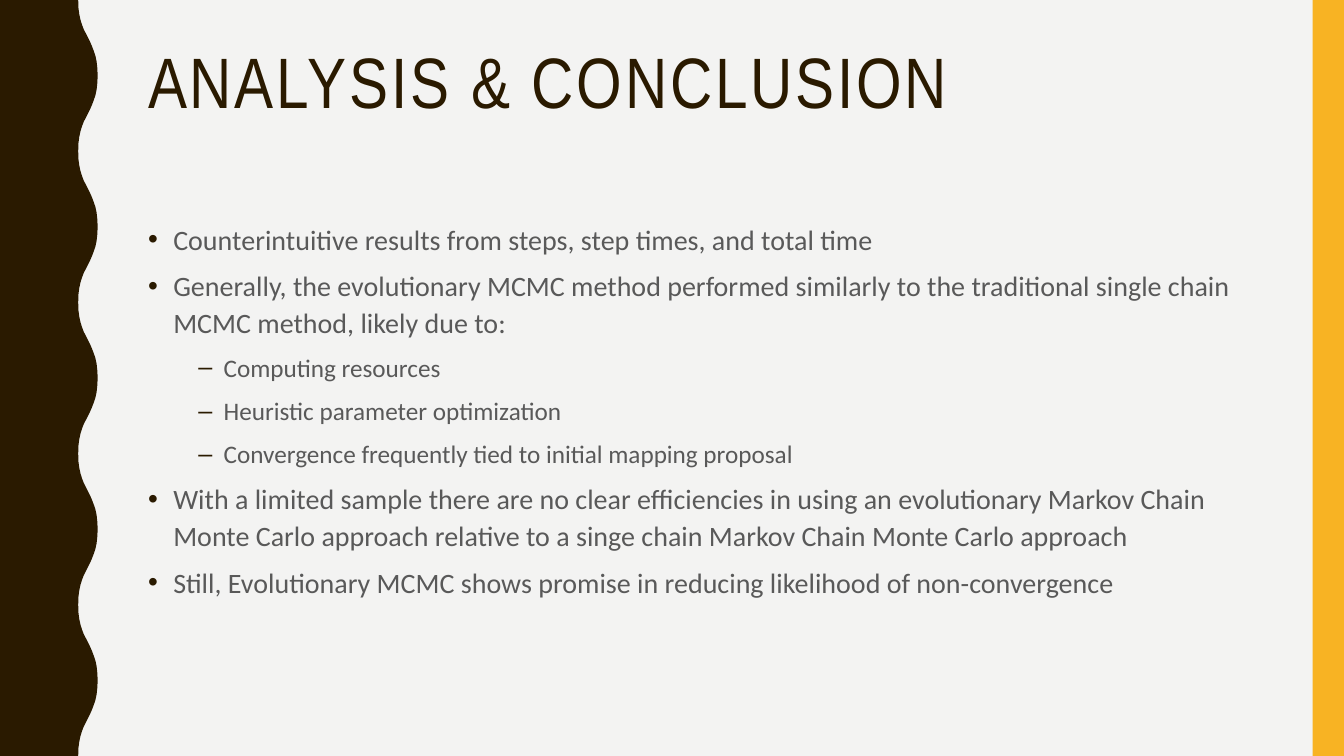
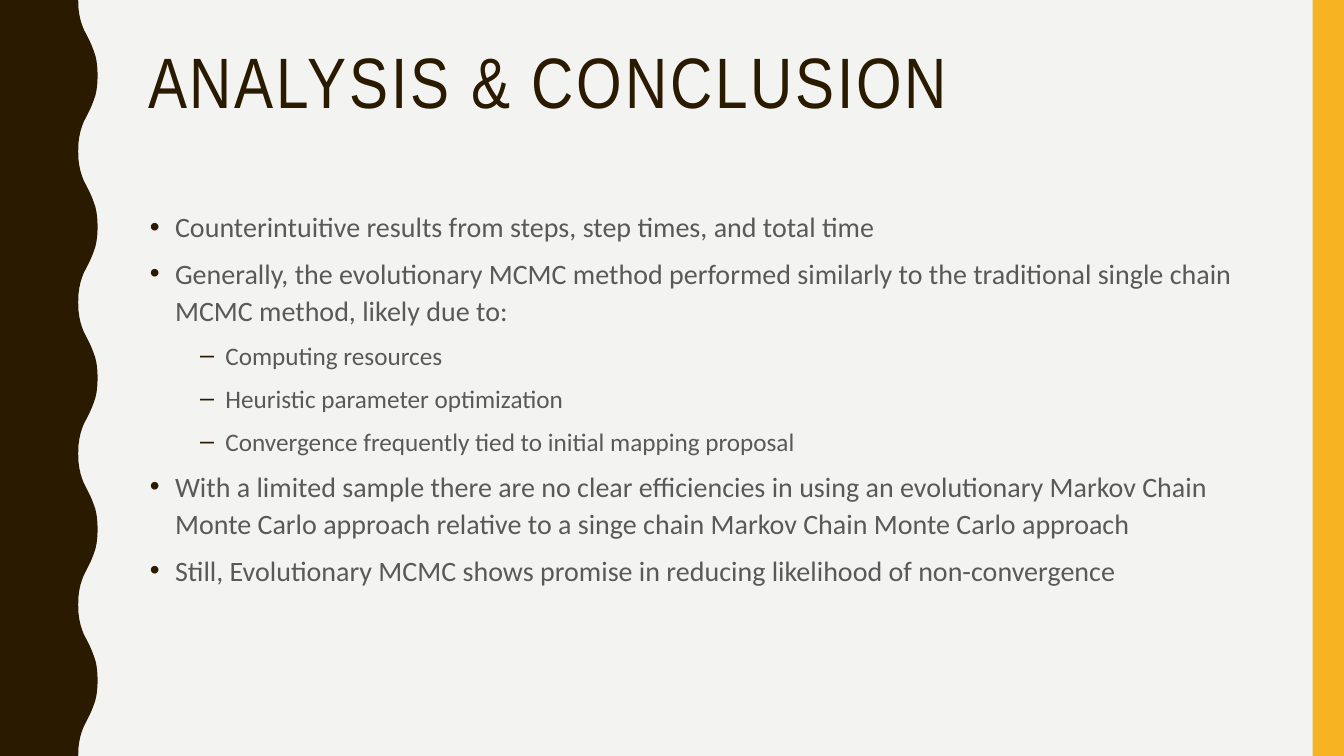
Before and after one commit to arshiasingh/Advanced-Machine-Learning, a slide deck: slide 12 of project/Presentation.pptx. Drawn at 1344x756 pixels with LibreOffice and Linux fonts; fonts in the diff are those of the drawing. Boxes give left, top, right and bottom in pixels: in the first picture for what was removed or moved away, otherwise in the second. Text is boxed around its words. In the diff, an @@ line names an element or a change of style, - is before the commit and + after.

```diff
--- a/project/Presentation.pptx
+++ b/project/Presentation.pptx
@@ text "Counterintuitive results from steps, step ...": place and size @@
-text "Counterintuitive results from steps, step ..." at (173,230,1229,598)
+text "Counterintuitive results from steps, step ..." at (175,217,1231,586)
```
Also in this commit, not shown: 3 other slides changed.
